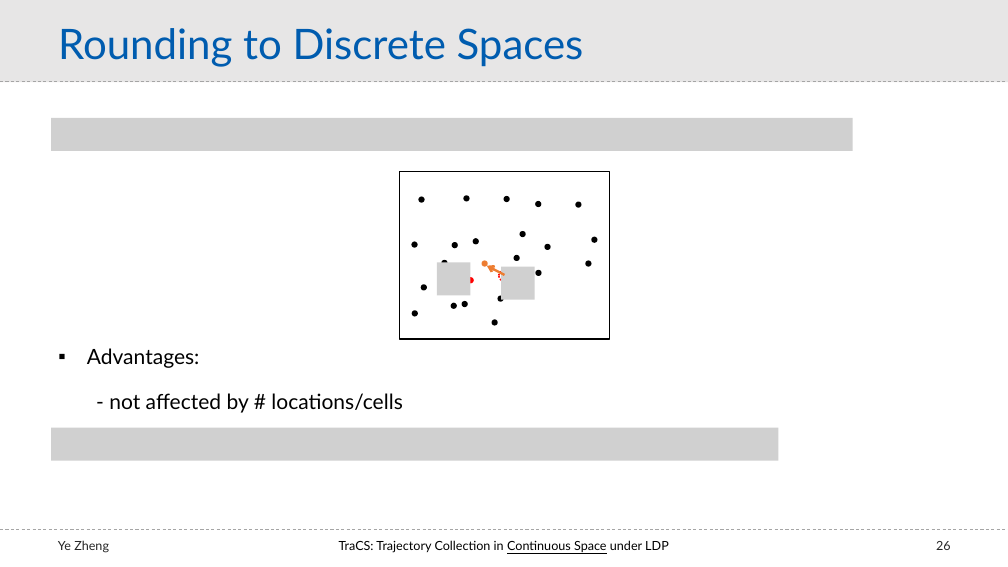
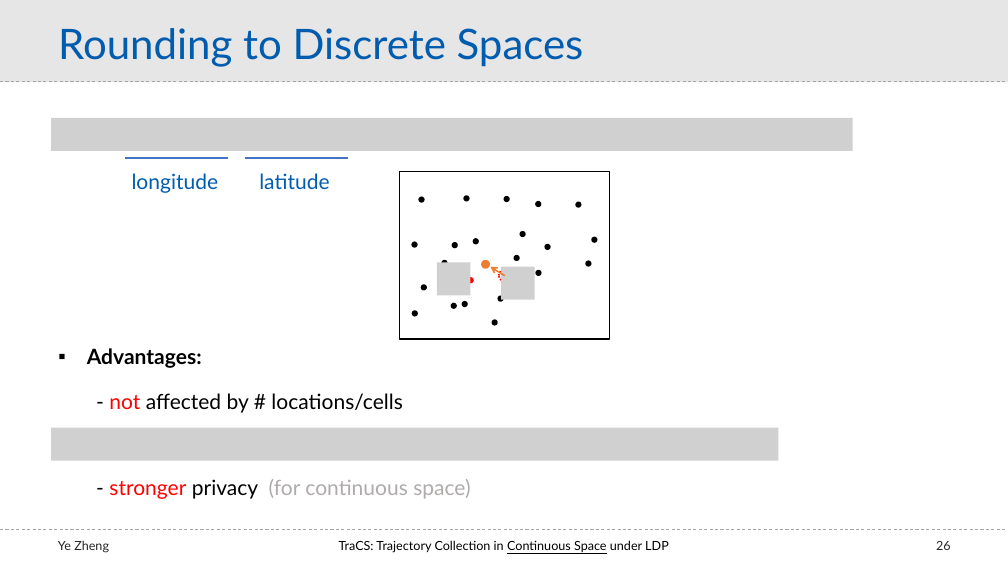
Before and after one commit to ZhengYeah/TraCS, a slide deck: slide 26 of others/tracs_slides.pptx. Drawn at 1008x567 pixels with LibreOffice and Linux fonts; fonts in the diff are those of the drawing; grey boxes stand for pictures. Boxes give left, top, right and bottom in pixels: in the first picture for what was removed or moved away, otherwise in the second. Text is boxed around its words. In the diff, an @@ line names an element or a change of style, - is before the commit and + after.

```diff
--- a/others/tracs_slides.pptx
+++ b/others/tracs_slides.pptx
@@ line added from (126, 158) to (228, 158), #4472C4 1.5 pt @@
@@ text added at (132, 173, 219, 193), 20 pt, text #005CAF @@
+longitude
@@ line added from (245, 158) to (348, 158), #4472C4 1.5 pt @@
@@ text added at (259, 173, 329, 189), 20 pt, text #005CAF @@
+latitude
@@ arrow moved from (487, 265) - (504, 275) to (491, 267) - (505, 276) @@
@@ arrow (491, 267) - (505, 276): stroke #ED7D31 2.25 pt to #ED7D31 1.5 pt @@
@@ text "Advantages:" at (87, 348, 202, 368): bold on @@
@@ text "- not affected by # ..." at (109, 393, 402, 413): text colour #000000 to #FF0000 in "not" @@
@@ text added at (109, 479, 470, 499), 20 pt, text #AFABAB @@
+- stronger privacy (for continuous space)
```
Also in this commit, not shown: 7 other slides changed, 1 other file.
